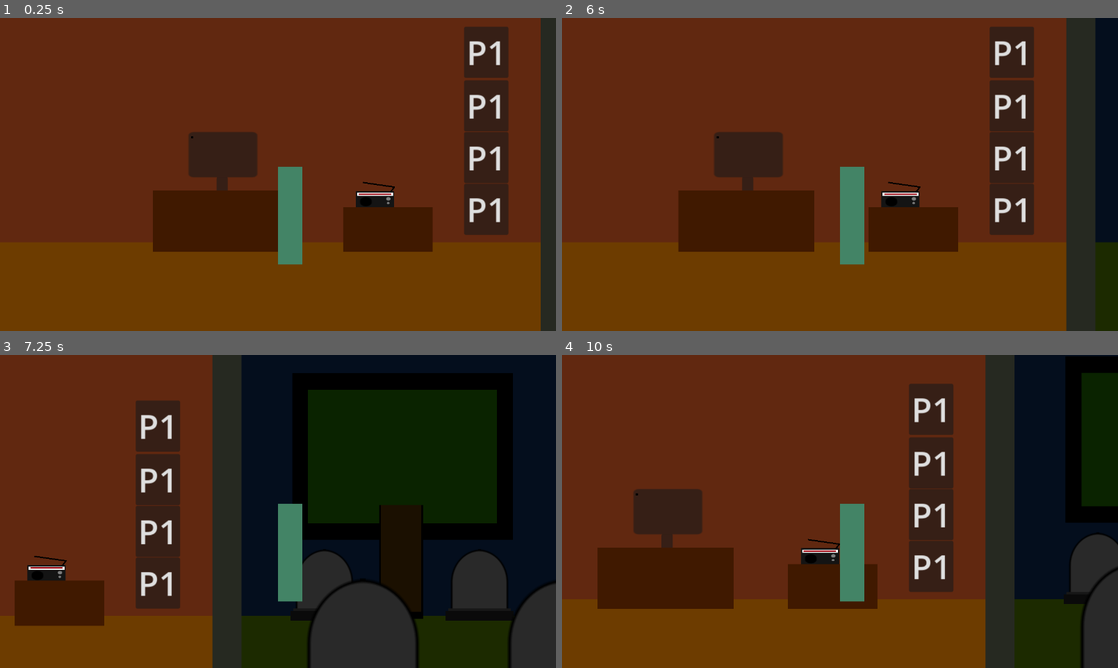
Above: before the commit, frames 1-4 (two rows, left to right).
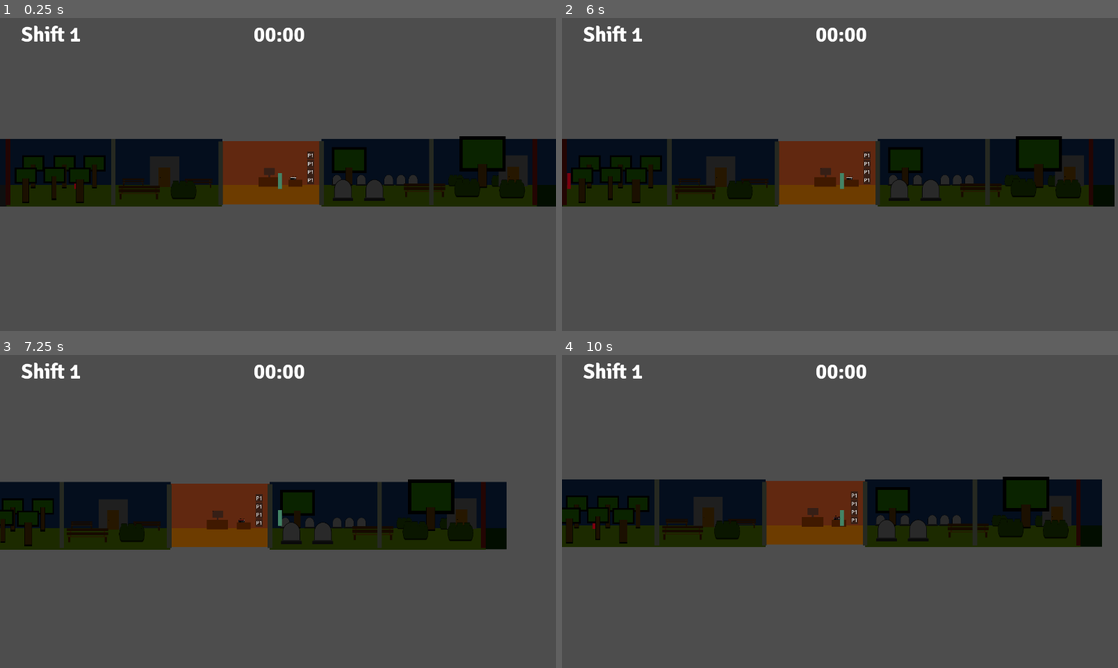
Above: after the commit, the same moments.

Repository: NileKnight1/the-graves
Game: Godot game, scene res://scenes/game.tscn
Same seed, same stepped clock (60 frames per second), same inputs: the game is played once before the commit and once after it. The project has no main scene, so this scene is started directly. Video files are missing from this copy of the repository; at most half a second of black plays in their place.
Inputs (mouse positions are in pixels of both pictures, inside the frame that each line leads up to):
- Up to frame 1 (0.25 s): no input
- Up to frame 2 (6 s): click "P1" at 0.5 s; click "P1" at 1.25 s; click "P1" at 2 s; click "P1" at 2.75 s; tap Enter at 3.5, 5 s; move the mouse to (962, 158) at 3.52 s; hold D (right) 3.53-5.03 s; tap E (interact) at 3.6, 5.85 s; click (962, 158) at 3.67 s; tap Space (jump) at 3.77, 4.25, 4.52, 5.75 s; move the mouse to (728, 190) at 4.27 s; tap Shift (sprint) at 4.35 s; move the mouse to (895, 105) at 5.02 s; hold A (left) 5.03-5.78 s; tap Alt at 5.1 s; move the mouse to (812, 237) at 5.77 s; hold D (right) from 5.78 s (still down); click (812, 237) at 5.92 s
- Up to frame 3 (7.25 s): keep holding D (right); tap Space (jump) at 6.02, 6.77 s; move the mouse to (444, 558) at 6.52 s; hold Shift (sprint) from 6.53 s (still down)
- Up to frame 4 (10 s): move the mouse to (673, 464) at 7.27 s; release D (right) at 7.28 s; release Shift (sprint) at 7.28 s; hold A (left) 7.28-8.03 s; tap Alt at 7.35, 9.6 s; tap Space (jump) at 7.52, 9.02, 9.77 s; move the mouse to (867, 511) at 8.02 s; hold D (right) 8.03-8.78 s; tap E (interact) at 8.1 s; click (867, 511) at 8.17 s; move the mouse to (756, 433) at 8.77 s; hold A (left) from 8.78 s (still down); tap Shift (sprint) at 8.85 s; move the mouse to (962, 495) at 9.52 s

The runs differ from the first frame. In frame 1, 98% of the frame differs, in the area x 0-100%, y 0-100%; in frame 2, 96%; in frame 3, 97%; in frame 4, 96%.

Commit message:
added simple spawning system and simple moving system to the ANOMALIES

Diff:
--- a/scenes/game.tscn
+++ b/scenes/game.tscn
@@ -3,8 +3,8 @@
 [ext_resource type="Script" uid="uid://chwnt2iey800b" path="res://scripts/game.gd" id="1_lnu2h"]
 [ext_resource type="PackedScene" uid="uid://cfj564wppea61" path="res://scenes/temp_player.tscn" id="1_uwrxv"]
 [ext_resource type="VideoStream" uid="uid://cho7udnr6dowp" path="res://assets/27519-364430915.ogv" id="2_yqjtg"]
-[ext_resource type="PackedScene" uid="uid://bgqrhww4gnhow" path="res://scenes/anomaly.tscn" id="3_lbhrr"]
 [ext_resource type="PackedScene" uid="uid://dm5ifs68m3i33" path="res://scenes/mobile.tscn" id="5_iywne"]
+[ext_resource type="FontFile" uid="uid://cim17fdmt5ywc" path="res://assets/Signika-Bold.ttf" id="6_p57ef"]
 
 [sub_resource type="WorldBoundaryShape2D" id="WorldBoundaryShape2D_uwrxv"]
 
@@ -886,34 +886,9 @@
 
 [node name="Camera2D" type="Camera2D" parent="player" unique_id=1735474666]
 position = Vector2(0, -110)
-zoom = Vector2(1.4, 1.4)
+zoom = Vector2(0.22, 0.22)
 
 [node name="anomalies" type="Node2D" parent="." unique_id=1338437649]
-
-[node name="anomaly" parent="anomalies" unique_id=1341686786 instance=ExtResource("3_lbhrr")]
-position = Vector2(-2178, 26)
-
-[node name="anomaly8" parent="anomalies" unique_id=312059141 instance=ExtResource("3_lbhrr")]
-position = Vector2(-1723, 29)
-scale = Vector2(2.279995, 1)
-
-[node name="anomaly2" parent="anomalies" unique_id=1826338762 instance=ExtResource("3_lbhrr")]
-position = Vector2(-1423, 26)
-
-[node name="anomaly3" parent="anomalies" unique_id=1725701630 instance=ExtResource("3_lbhrr")]
-position = Vector2(-1115, 26)
-
-[node name="anomaly4" parent="anomalies" unique_id=2050654115 instance=ExtResource("3_lbhrr")]
-position = Vector2(-851, 26)
-
-[node name="anomaly5" parent="anomalies" unique_id=1795635768 instance=ExtResource("3_lbhrr")]
-position = Vector2(1139, 26)
-
-[node name="anomaly6" parent="anomalies" unique_id=280900988 instance=ExtResource("3_lbhrr")]
-position = Vector2(1829, 26)
-
-[node name="anomaly7" parent="anomalies" unique_id=1537928156 instance=ExtResource("3_lbhrr")]
-position = Vector2(1321, 26)
 
 [node name="map above" type="Node2D" parent="." unique_id=491991416]
 
@@ -1477,6 +1452,29 @@
 
 [node name="mobile" parent="CanvasLayer" unique_id=2043303018 instance=ExtResource("5_iywne")]
 visible = false
+
+[node name="shift" type="Label" parent="CanvasLayer" unique_id=2086180496]
+offset_left = 49.0
+offset_top = 8.0
+offset_right = 291.0
+offset_bottom = 113.0
+theme_override_fonts/font = ExtResource("6_p57ef")
+theme_override_font_sizes/font_size = 48
+text = "Shift 1"
+
+[node name="time" type="Label" parent="CanvasLayer" unique_id=297290087]
+offset_left = 522.0
+offset_top = 8.0
+offset_right = 764.0
+offset_bottom = 113.0
+theme_override_fonts/font = ExtResource("6_p57ef")
+theme_override_font_sizes/font_size = 48
+text = "00:00"
+horizontal_alignment = 1
+
+[node name="spawn" type="Timer" parent="." unique_id=2061830803]
+wait_time = 5.0
+autostart = true
 
 [connection signal="body_entered" from="areas/cams" to="." method="_on_cams_body_entered"]
 [connection signal="body_exited" from="areas/cams" to="." method="_on_cams_body_exited"]
@@ -1492,3 +1490,4 @@
 [connection signal="pressed" from="ui/room/Button2" to="." method="_on_button_2_pressed"]
 [connection signal="pressed" from="ui/room/Button3" to="." method="_on_button_3_pressed"]
 [connection signal="pressed" from="ui/room/Button4" to="." method="_on_button_4_pressed"]
+[connection signal="timeout" from="spawn" to="." method="_on_spawn_timeout"]
--- a/scripts/anomaly.gd
+++ b/scripts/anomaly.gd
@@ -1,10 +1,26 @@
 extends CharacterBody2D
 
 var anomaly = 1
+var destination = Vector2(0, 0)
+var speed = 100
+var move = 0
 
 func _ready() -> void:
 	pass # Replace with function body.
 
 
 func _process(delta: float) -> void:
-	pass
+	if !move: return
+
+	if global_position.distance_to(destination) < 5.0:
+		velocity = Vector2.ZERO
+		move_and_slide()
+		return
+
+	var direction: Vector2 = global_position.direction_to(destination)
+	#print(direction)
+
+
+	velocity = direction * speed
+
+	move_and_slide()
--- a/scripts/game.gd
+++ b/scripts/game.gd
@@ -14,6 +14,7 @@
 	if OS.has_feature("web_android") or OS.has_feature("web_ios"):
 		$CanvasLayer/mobile.visible = 1
 
+	spawn()
 	pass
 
 
@@ -69,6 +70,9 @@
 func _on_cams_body_entered(body: Node2D) -> void:
 	if body == $player:
 		computer_area = 1
+	if body is CharacterBody2D && body.anomaly:
+		body.queue_free()
+		print("bruh")
 func _on_cams_body_exited(body: Node2D) -> void:
 	if body == $player:
 		computer_area = 0
@@ -87,19 +91,19 @@
 
 func _on_p_1_body_entered(body: Node2D) -> void:
 	if body is CharacterBody2D && body.anomaly :
-		print("anomaly")
+		#print("anomaly")
 		p1_anomalies_count += 1
 		p1_anomalies.append(body)
 func _on_p_1_body_exited(body: Node2D) -> void:
 	if body is CharacterBody2D && body.anomaly :
-		print("anomaly")
+		#print("anomaly")
 		p1_anomalies_count -= 1
 		p1_anomalies.remove_at(p1_anomalies.find(body))
 
 
 func _on_button1_pressed() -> void:
-	print(p1_anomalies)
-	print(p1_anomalies_count)
+	#print(p1_anomalies)
+	#print(p1_anomalies_count)
 	if p1_anomalies_count:
 		for i in p1_anomalies:
 			i.queue_free()
@@ -107,23 +111,23 @@
 
 		#p1_anomalies.clear()
 
-		print(p1_anomalies_count)
+		#print(p1_anomalies_count)
 
 func _on_p_2_body_entered(body: Node2D) -> void:
 	if body is CharacterBody2D && body.anomaly :
-		print("anomaly")
+		#print("anomaly")
 		p2_anomalies_count += 1
 		p2_anomalies.append(body)
 func _on_p_2_body_exited(body: Node2D) -> void:
 	if body is CharacterBody2D && body.anomaly :
-		print("anomaly")
+		#print("anomaly")
 		p2_anomalies_count -= 1
 		p2_anomalies.remove_at(p2_anomalies.find(body))
 
 
 func _on_button_2_pressed() -> void:
-	print(p2_anomalies)
-	print(p2_anomalies_count)
+	#print(p2_anomalies)
+	#print(p2_anomalies_count)
 	if p2_anomalies_count:
 		for i in p2_anomalies:
 			i.queue_free()
@@ -131,24 +135,24 @@
 
 		#p2_anomalies.clear()
 
-		print(p2_anomalies_count)
+		#print(p2_anomalies_count)
 
 
 func _on_p_3_body_entered(body: Node2D) -> void:
 	if body is CharacterBody2D && body.anomaly :
-		print("anomaly")
+		#print("anomaly")
 		p3_anomalies_count += 1
 		p3_anomalies.append(body)
 func _on_p_3_body_exited(body: Node2D) -> void:
 	if body is CharacterBody2D && body.anomaly :
-		print("anomaly")
+		#print("anomaly")
 		p3_anomalies_count -= 1
 		p3_anomalies.remove_at(p3_anomalies.find(body))
 
 
 func _on_button_3_pressed() -> void:
-	print(p3_anomalies)
-	print(p3_anomalies_count)
+	#print(p3_anomalies)
+	#print(p3_anomalies_count)
 	if p3_anomalies_count:
 		for i in p3_anomalies:
 			i.queue_free()
@@ -157,20 +161,35 @@
 
 func _on_p_4_body_entered(body: Node2D) -> void:
 	if body is CharacterBody2D && body.anomaly :
-		print("anomaly")
+		#print("anomaly")
 		p4_anomalies_count += 1
 		p4_anomalies.append(body)
 func _on_p_4_body_exited(body: Node2D) -> void:
 	if body is CharacterBody2D && body.anomaly :
-		print("anomaly")
+		#print("anomaly")
 		p4_anomalies_count -= 1
 		p4_anomalies.remove_at(p4_anomalies.find(body))
 
 
 func _on_button_4_pressed() -> void:
-	print(p4_anomalies)
-	print(p4_anomalies_count)
+	#print(p4_anomalies)
+	#print(p4_anomalies_count)
 	if p4_anomalies_count:
 		for i in p4_anomalies:
 			i.queue_free()
 			print(i)
+
+
+func _on_spawn_timeout() -> void:
+	spawn()
+
+func spawn():
+	#print("spawn")
+	var tempx = randi_range(-2986.0, -1693.0)
+	var tempy = randi_range(-70.0, 31)
+
+	var anomaly_scene = preload("res://scenes/anomaly.tscn").instantiate()
+	anomaly_scene.position = Vector2(tempx, tempy)
+	anomaly_scene.destination = Vector2(-200.0, tempy)
+	$anomalies.add_child(anomaly_scene)
+	anomaly_scene.move = 1
